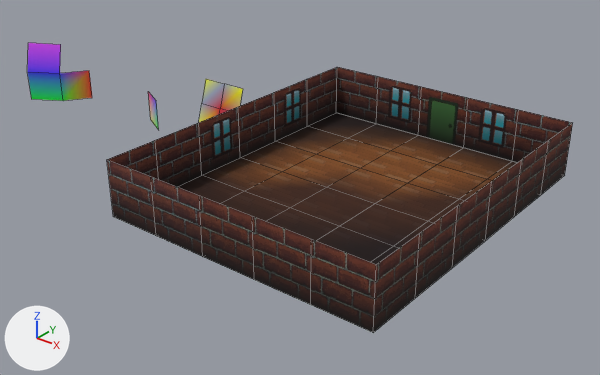
What one commit did to the Blender file assets/raw/level.blend.
The view is the same before and after, from a 50 mm camera at (3676.0, -6055.0, 3183.0) aimed at (-711.0, -571.0, -216.0). The axes (+X, +Y, +Z) are drawn at lower left. The lights are the same throughout. Mesh edges are drawn as thin lines.

In view in the first picture: 'AnotherPlane', 'Door', 'Floor', 'Test', 'VertexColoredPlane', 'Wall.002', 'Wall.003', 'Wall.006', 'Wall.008', 'Wall.009', 'Wall.011', 'Wall.012', 'Wall.013', 'Wall.014'.
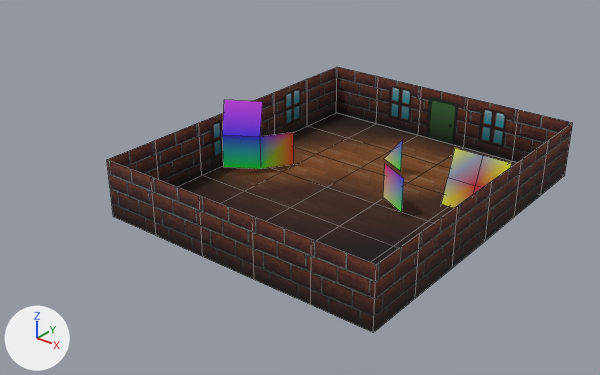
Where the change shows, as pixel boxes (x1, y1, x2, y2) in the pictures (600 x 375 px):
'Test', moved
    before: (27, 43, 92, 101)
    after: (222, 100, 294, 169)
'AnotherPlane', moved
    before: (199, 79, 243, 122)
    after: (442, 148, 511, 219)
'VertexColoredPlane', moved
    before: (148, 92, 159, 130)
    after: (383, 164, 404, 213)
'VertexColoredPlane.001', added
    after: (384, 139, 403, 171)
'Wall.007', unchanged, covered by the edit
    before: (238, 93, 275, 157)
    after: (254, 93, 275, 137)

The change, as a list of edits to the scene's bpy script:
```text
Add me_plane_002:
    me_plane_002.from_pydata(...)  # 3 vertices, 1 face; spans x -256.0..256.0, y -256.0..256.0, z 0.0
    me_plane_002.materials.append(mat_material_001)
Change ob_vertexcoloredplane:
    ob_vertexcoloredplane.location: (-2440.0, -788.0, 209.0) -> (439.0, -788.0, 209.0)
Change ob_test:
    ob_test.location: (-3677.0, -788.0, 209.0) -> (-799.0, -788.0, 209.0)
Change ob_anotherplane:
    ob_anotherplane.location: (-1925.0, -352.0, 221.0) -> (953.0, -352.0, 221.0)
Add ob_vertexcoloredplane_001:
    ob_vertexcoloredplane_001 = bpy.data.objects.new('VertexColoredPlane.001', me_plane_002)
    ob_vertexcoloredplane_001.location = (-3.0, -108.0, 209.0)
    ob_vertexcoloredplane_001.rotation_euler = (1.571, 0.0, -0.478)  # degrees (90, 0, -27)
    ob_vertexcoloredplane_001.scale = (0.609, 0.609, 0.609)
```
